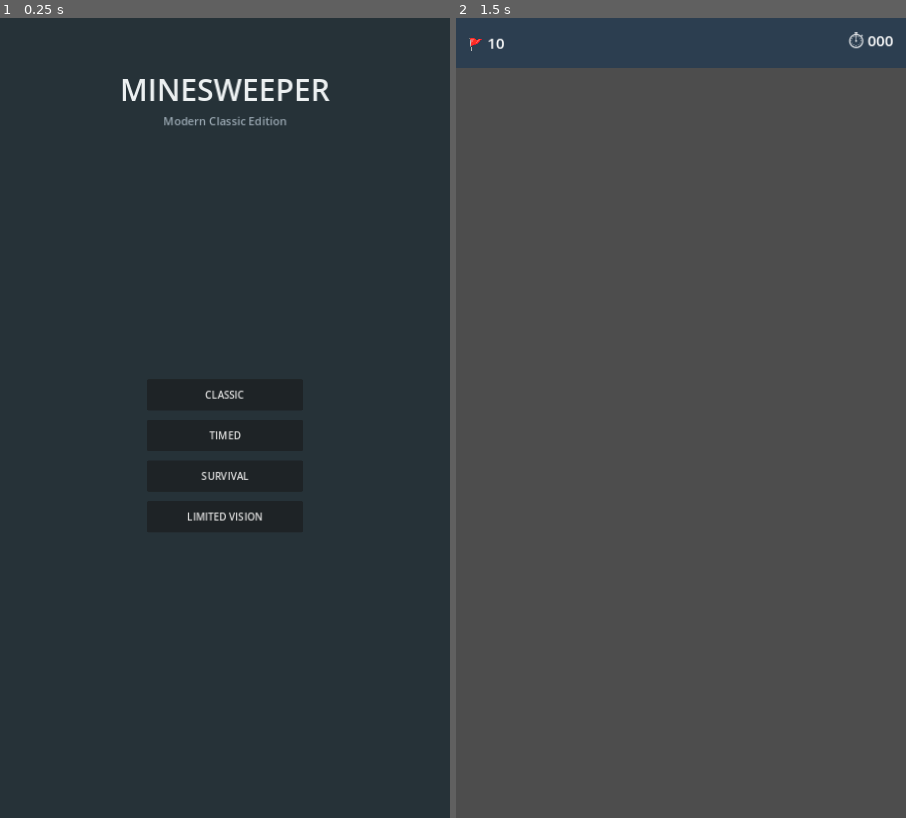
Above: before the commit, frames 1-2 (left to right).
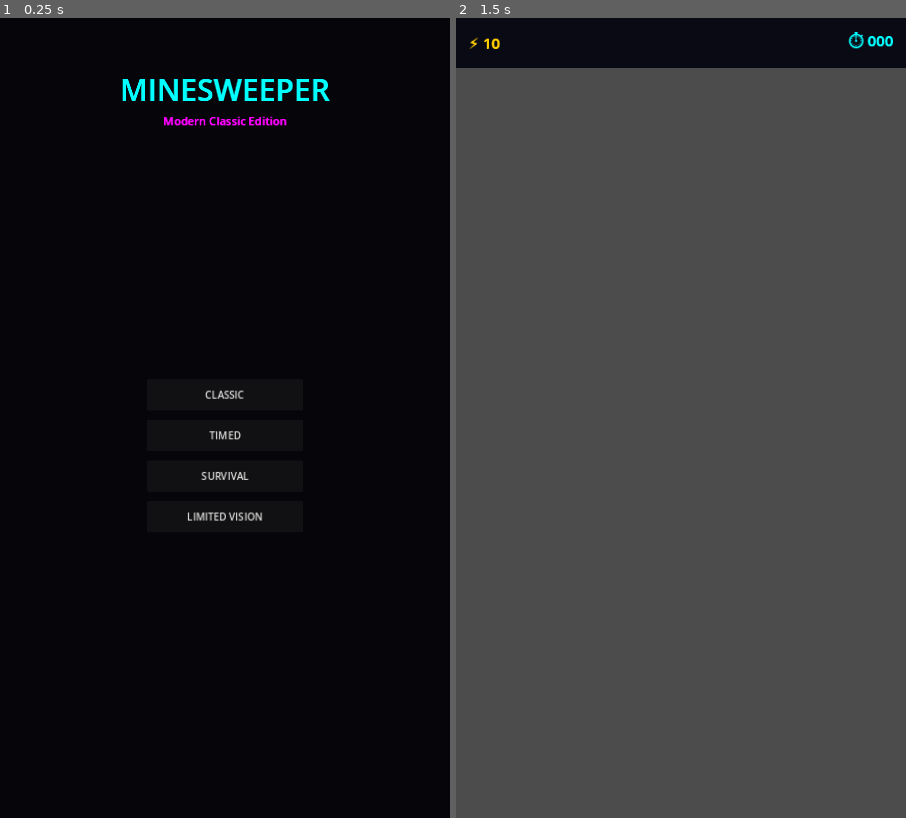
Above: after the commit, the same moments.

Repository: christian759/codemine
Game: Godot game, scene res://scenes/main/Main.tscn
Two runs of this game, one before a commit and one after it. Both use one fixed random seed, a clock stepped at 60 frames per second and the inputs below.
Inputs (mouse positions are in pixels of both pictures, inside the frame that each line leads up to):
- Up to frame 1 (0.25 s): no input
- Up to frame 2 (1.5 s): click "CLASSIC" at 0.5 s; tap Enter at 1.25 s; move the mouse to (780, 378) at 1.27 s; click (780, 378) at 1.42 s

The runs differ from the first frame. In frame 1, 95% of the frame differs, in the area x 0-100%, y 0-100%; in frame 2, 6.2%.
Error before the commit: Invalid assignment of property or key 'current_scene' with value of type 'Node' on a base object of type 'null instance'. (res://scripts/ui/MainMenu.gd:26)
Error after the commit: Parse Error: Could not parse global class "CameraController" from "res://scripts/game/CameraController.gd". (res://scripts/game/GameManager.gd:24)

Commit message:
feat: Implement camera shake and tile explosion particles, and update UI and game visuals to a neon/glow theme.

Diff:
--- a/scenes/game/Game.tscn
+++ b/scenes/game/Game.tscn
@@ -4,11 +4,31 @@
 [ext_resource type="Script" path="res://scripts/game/GridManager.gd" id="2_2t3"]
 [ext_resource type="Script" path="res://scripts/ui/HUD.gd" id="3_hud"]
 [ext_resource type="PackedScene" uid="uid://tile123" path="res://scenes/game/Tile.tscn" id="4_tile"]
+[ext_resource type="Script" path="res://scripts/game/CameraController.gd" id="5_cam"]
+
+[sub_resource type="Environment" id="Environment_glow1"]
+background_mode = 3
+glow_enabled = true
+glow_levels/1 = 1.0
+glow_levels/2 = 1.0
+glow_levels/3 = 0.5
+glow_levels/5 = 0.0
+glow_intensity = 1.5
+glow_strength = 1.2
+glow_blend_mode = 0
+glow_hdr_threshold = 1.0
 
 [node name="Game" type="Node"]
 
 [node name="GameManager" type="Node" parent="."]
 script = ExtResource("1_44t")
+
+[node name="WorldEnvironment" type="WorldEnvironment" parent="."]
+environment = SubResource("Environment_glow1")
+
+[node name="Camera2D" type="Camera2D" parent="."]
+anchor_mode = 0
+script = ExtResource("5_cam")
 
 [node name="UI" type="CanvasLayer" parent="."]
 
@@ -27,7 +47,7 @@
 anchor_bottom = 1.0
 grow_horizontal = 2
 grow_vertical = 2
-color = Color(0.172549, 0.243137, 0.313726, 1)
+color = Color(0.04, 0.04, 0.08, 1)
 
 [node name="FlagsLabel" type="Label" parent="UI/HUD"]
 layout_mode = 1
@@ -39,8 +59,9 @@
 offset_right = 100.0
 offset_bottom = 18.0
 grow_vertical = 2
+theme_override_colors/font_color = Color(1.0, 0.8, 0.0, 1.5)
 theme_override_font_sizes/font_size = 24
-text = "🚩 10"
+text = "⚡ 10"
 
 [node name="TimeLabel" type="Label" parent="UI/HUD"]
 layout_mode = 1
@@ -55,6 +76,7 @@
 offset_bottom = 18.0
 grow_horizontal = 0
 grow_vertical = 2
+theme_override_colors/font_color = Color(0.0, 1.0, 1.0, 1.5)
 theme_override_font_sizes/font_size = 24
 text = "⏱ 000"
 horizontal_alignment = 2
--- a/scenes/game/Tile.tscn
+++ b/scenes/game/Tile.tscn
@@ -6,3 +6,39 @@
 layout_mode = 3
 anchors_preset = 0
 script = ExtResource("1_tile")
+
+[node name="ExplosionParticles" type="CPUParticles2D" parent="."]
+position = Vector2(32, 32)
+emitting = false
+amount = 40
+lifetime = 0.6
+one_shot = true
+explosiveness = 1.0
+emission_shape = 1
+emission_sphere_radius = 5.0
+direction = Vector2(0, -1)
+spread = 180.0
+gravity = Vector2(0, 400)
+initial_velocity_min = 150.0
+initial_velocity_max = 300.0
+scale_amount_min = 2.0
+scale_amount_max = 5.0
+color = Color(0, 1, 1, 1)
+
+[node name="WinParticles" type="CPUParticles2D" parent="."]
+position = Vector2(32, 32)
+emitting = false
+amount = 20
+lifetime = 1.0
+one_shot = true
+explosiveness = 0.8
+emission_shape = 1
+emission_sphere_radius = 10.0
+direction = Vector2(0, -1)
+spread = 180.0
+gravity = Vector2(0, 200)
+initial_velocity_min = 50.0
+initial_velocity_max = 150.0
+scale_amount_min = 1.0
+scale_amount_max = 3.0
+color = Color(0.18, 0.8, 0.44, 1)
--- a/scenes/main/Main.tscn
+++ b/scenes/main/Main.tscn
@@ -18,7 +18,7 @@
 anchor_bottom = 1.0
 grow_horizontal = 2
 grow_vertical = 2
-color = Color(0.14902, 0.196078, 0.219608, 1)
+color = Color(0.02, 0.02, 0.04, 1)
 
 [node name="TitleBox" type="VBoxContainer" parent="."]
 layout_mode = 1
@@ -31,14 +31,14 @@
 [node name="TitleLabel" type="Label" parent="TitleBox"]
 layout_mode = 2
 theme_override_font_sizes/font_size = 48
-theme_override_colors/font_color = Color(0.92549, 0.941176, 0.945098, 1)
+theme_override_colors/font_color = Color(0, 1, 1, 1.5)
 text = "MINESWEEPER"
 horizontal_alignment = 1
 
 [node name="SubTitleLabel" type="Label" parent="TitleBox"]
 layout_mode = 2
 theme_override_font_sizes/font_size = 18
-theme_override_colors/font_color = Color(0.596078, 0.65098, 0.690196, 1)
+theme_override_colors/font_color = Color(1, 0, 1, 1.5)
 text = "Modern Classic Edition"
 horizontal_alignment = 1
 
--- /dev/null
+++ b/scripts/game/CameraController.gd
@@ -0,0 +1,33 @@
+extends Camera2D
+class_name CameraController
+
+var trauma: float = 0.0
+@export var max_x: float = 20.0
+@export var max_y: float = 20.0
+@export var max_r: float = 5.0
+@export var trauma_power: float = 2.0
+@export var decay: float = 0.8
+
+var noise = FastNoiseLite.new()
+var noise_y = 0
+
+func _ready():
+add_to_group("CameraController")
+noise.seed = randi()
+noise.noise_type = FastNoiseLite.TYPE_SIMPLEX
+
+func add_trauma(amount: float):
+trauma = min(trauma + amount, 1.0)
+
+func _process(delta):
+if trauma > 0:
+= max(trauma - decay * delta, 0.0)
+= Vector2.ZERO
+_degrees = 0
+
+func _shake():
+var amount = pow(trauma, trauma_power)
+noise_y += 1
+rotation_degrees = max_r * amount * noise.get_noise_2d(noise.seed, noise_y)
+offset.x = max_x * amount * noise.get_noise_2d(noise.seed * 2, noise_y)
+offset.y = max_y * amount * noise.get_noise_2d(noise.seed * 3, noise_y)
--- a/scripts/game/GameManager.gd
+++ b/scripts/game/GameManager.gd
@@ -21,6 +21,7 @@
 var total_safe_tiles: int = 0
 
 var grid_manager: Node
+var camera_controller: CameraController
 
 func _ready() -> void:
 	timer = Timer.new()
@@ -34,6 +35,8 @@
 		grid_manager.tile_revealed.connect(_on_tile_revealed)
 		grid_manager.mine_exploded.connect(_on_mine_exploded)
 		grid_manager.flag_toggled.connect(_on_flag_toggled)
+
+	camera_controller = get_tree().get_first_node_in_group("CameraController")
 
 func start_game(mode: Constants.GameMode = active_mode, w: int = Constants.DEFAULT_BOARD_WIDTH, h: int = Constants.DEFAULT_BOARD_HEIGHT, mines: int = Constants.DEFAULT_MINE_COUNT) -> void:
 	active_mode = mode
@@ -95,6 +98,8 @@
 	if grid_manager:
 		grid_manager.reveal_all_mines()
 	Globals.play_vibration(200)
+	if camera_controller:
+		camera_controller.add_trauma(0.8) # Big shake for explosion
 	game_lost.emit()
 
 func _check_win_condition() -> void:
@@ -108,6 +113,8 @@
 		if grid_manager:
 			grid_manager.flag_all_mines()
 		Globals.play_vibration(100) # Quick win vibration
+		if camera_controller:
+			camera_controller.add_trauma(0.4) # Small happy shake for win
 		game_won.emit()
 
 func is_playing() -> bool:
--- a/scripts/game/Tile.gd
+++ b/scripts/game/Tile.gd
@@ -19,13 +19,16 @@
 var bg_rect: ColorRect
 var tween: Tween
 
+@onready var explosion_particles: CPUParticles2D = $ExplosionParticles
+@onready var win_particles: CPUParticles2D = $WinParticles
+
 func _ready() -> void:
 	custom_minimum_size = Vector2(Constants.TILE_SIZE, Constants.TILE_SIZE)
 
 	bg_rect = ColorRect.new()
 	bg_rect.set_anchors_preset(Control.PRESET_FULL_RECT)
 	# Default hidden color
-	bg_rect.color = Color("#34495e")
+	bg_rect.color = Color("#0f0f1d")
 	add_child(bg_rect)
 
 	label = Label.new()
@@ -67,23 +70,28 @@
 
 	match state:
 		Constants.TileState.HIDDEN:
-			bg_rect.color = Color("#34495e")
+			bg_rect.color = Color("#0f0f1d") # Dark abyss
+			# Optional: border effect can be simulated by margin or Shader, keeping simple solid color for now
 			label.hide()
 		Constants.TileState.FLAGGED:
-			bg_rect.color = Color("#e67e22")
-			label.text = "🚩"
+			bg_rect.color = Color("#1a1a2e")
+			label.text = "⚡"
+			label.add_theme_color_override("font_color", Color(1.0, 0.8, 0.0, 1.5)) # Glowing yellow/orange
 			label.show()
 		Constants.TileState.EXPLODED:
-			bg_rect.color = Color("#e74c3c")
+			bg_rect.color = Color("#2e0000") # Dark red bg
 			label.text = "💥"
+			label.add_theme_color_override("font_color", Color(1.0, 0.2, 0.2, 2.0))
 			label.show()
+			if explosion_particles:
+				explosion_particles.restart()
 		Constants.TileState.REVEALED:
 			if is_mine:
-				bg_rect.color = Color("#c0392b")
+				bg_rect.color = Color("#2e0000")
 				label.text = "💣"
 				label.show()
 			else:
-				bg_rect.color = Color("#ecf0f1")
+				bg_rect.color = Color("#16213e") # Darker blue/grey revealed area
 				if neighbor_mines > 0:
 					label.text = str(neighbor_mines)
 					label.add_theme_color_override("font_color", _get_number_color(neighbor_mines))
@@ -93,12 +101,12 @@
 
 func _get_number_color(num: int) -> Color:
 	match num:
-		1: return Color("#3498db")
-		2: return Color("#2ecc71")
-		3: return Color("#e74c3c")
-		4: return Color("#9b59b6")
-		5: return Color("#f1c40f")
-		6: return Color("#1abc9c")
-		7: return Color("#34495e")
-		8: return Color("#7f8c8d")
-		_: return Color("#000000")
+		1: return Color(0.0, 1.0, 1.0, 1.5) # Glowing Cyan
+		2: return Color(0.0, 1.0, 0.5, 1.5) # Glowing Spring Green
+		3: return Color(1.0, 0.2, 0.5, 1.5) # Glowing Pink/Red
+		4: return Color(0.7, 0.2, 1.0, 1.5) # Glowing Purple
+		5: return Color(1.0, 1.0, 0.0, 1.5) # Glowing Yellow
+		6: return Color(0.0, 0.8, 1.0, 1.5) # Glowing Light Blue
+		7: return Color(1.0, 0.5, 0.0, 1.5) # Glowing Orange
+		8: return Color(1.0, 0.0, 0.0, 2.0) # Bright Red
+		_: return Color(1.0, 1.0, 1.0, 1.5)
--- a/scripts/ui/HUD.gd
+++ b/scripts/ui/HUD.gd
@@ -14,7 +14,7 @@
 		game_manager.game_lost.connect(_on_game_over.bind(false))
 
 func _on_flags_changed(count: int) -> void:
-	flags_label.text = "🚩 " + str(count)
+	flags_label.text = "⚡ " + str(count)
 
 func _on_time_changed(time: int) -> void:
 	# Format as 000
--- a/scripts/ui/ResultScreen.gd
+++ b/scripts/ui/ResultScreen.gd
@@ -20,7 +20,7 @@
 
 	if is_win:
 		title_label.text = "YOU WIN!"
-		title_label.add_theme_color_override("font_color", Color("#2ecc71"))
+		title_label.add_theme_color_override("font_color", Color(0, 1.0, 1.0, 1.5)) # Neon Cyan
 
 		var best = Globals.best_times[mode]
 		if best == 0 or time < best:
@@ -29,10 +29,10 @@
 			best_time_label.add_theme_color_override("font_color", Color("#f1c40f"))
 		else:
 			best_time_label.text = "Best: " + str(best) + "s"
-			best_time_label.remove_theme_color_override("font_color")
+			best_time_label.add_theme_color_override("font_color", Color(0.8, 0.8, 1.0, 1.5))
 	else:
 		title_label.text = "GAME OVER"
-		title_label.add_theme_color_override("font_color", Color("#e74c3c"))
+		title_label.add_theme_color_override("font_color", Color(1.0, 0, 1.0, 1.5)) # Neon Pink/Purple
 		best_time_label.text = ""
 
 	time_label.text = "Time: " + str(time) + "s"
